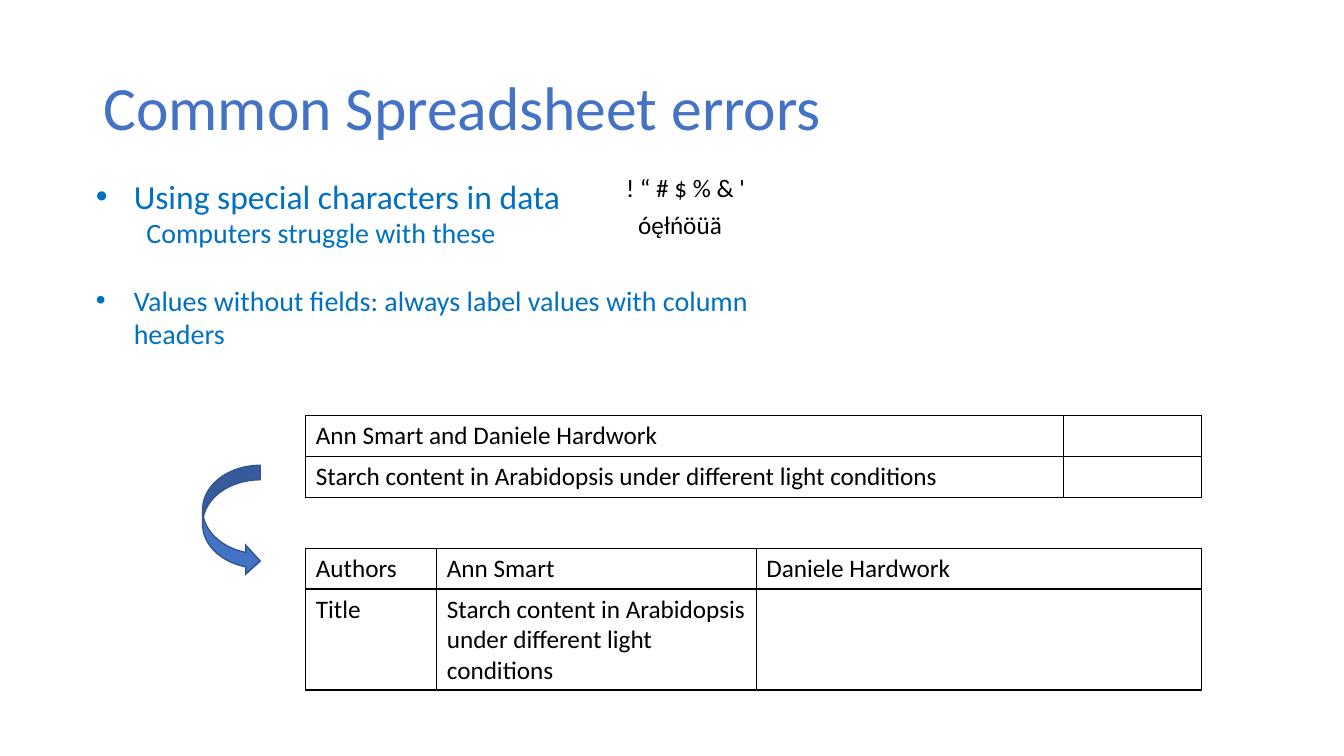
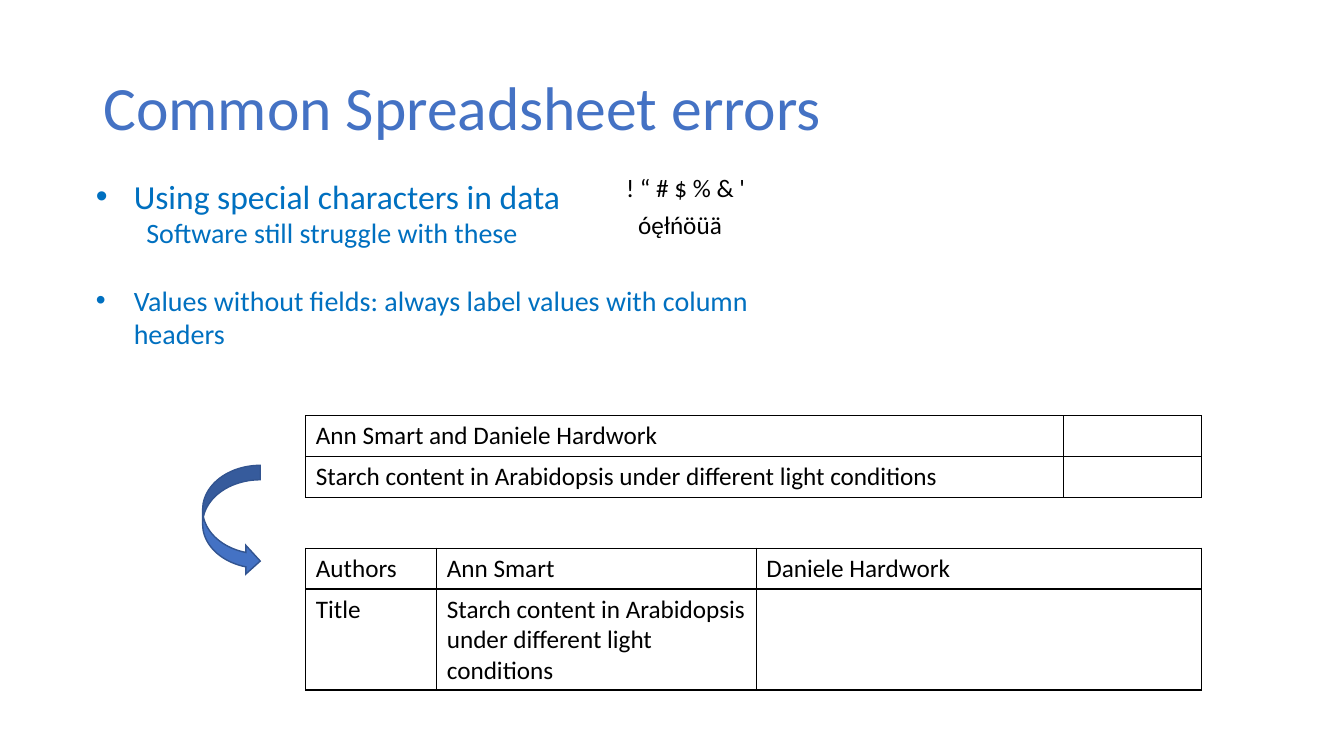
Before and after one commit to tzielins/private-fair-for-busy-biologists, a slide deck: slide 15 of instructors/03_Data-in-excel_v3.3.pptx (slide 16 before the commit). Drawn at 1344x756 pixels with LibreOffice and Linux fonts; fonts in the diff are those of the drawing; background and template pictures are left out. Boxes give left, top, right and bottom in pixels: in the first picture for what was removed or moved away, otherwise in the second. Text is boxed around its words. In the diff, an @@ line names an element or a change of style, - is before the commit and + after.

```diff
--- a/instructors/03_Data-in-excel_v3.3.pptx
+++ b/instructors/03_Data-in-excel_v3.3.pptx
@@ text at (x1=146, y1=223, x2=517, y2=248): text changed @@
-  Computers struggle with these
+  Software still struggle with these
```
Also in this commit, not shown: 16 other slides changed, 3 slides removed, 1 other file.
